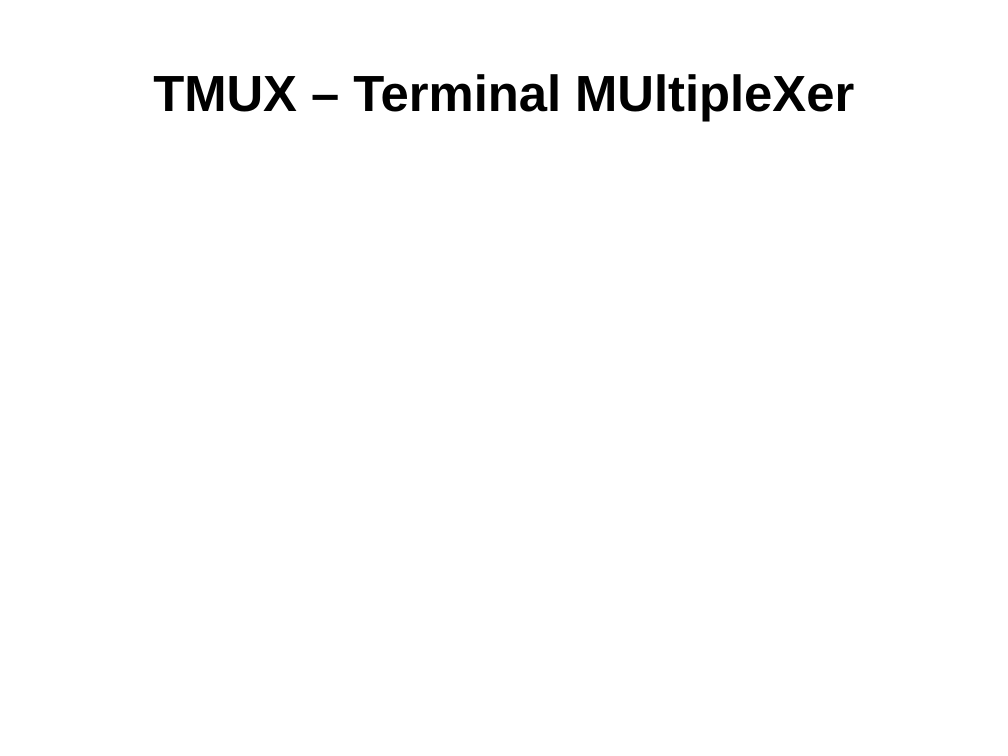
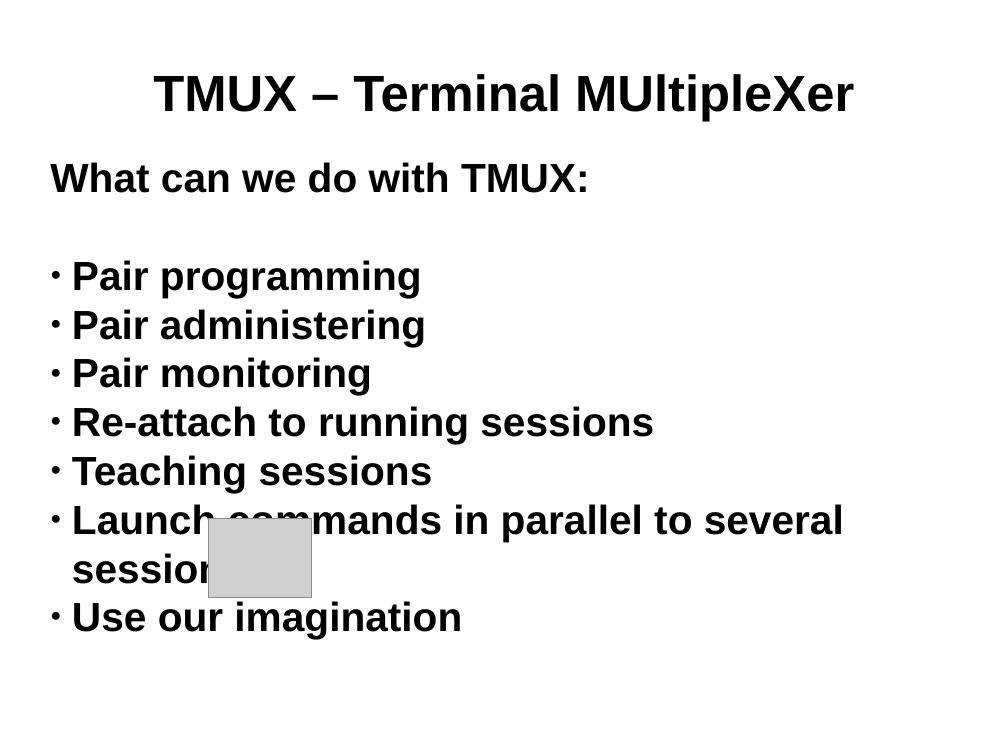
Before and after one commit to juasiepo/TmuxAndGnuParallel_workshop, a slide deck: slide 7 of Slides/TmuxAndGnuParallelPresentation.odp. Drawn at 1008x756 pixels with LibreOffice and Linux fonts; fonts in the diff are those of the drawing; grey boxes stand for pictures; background and template pictures are left out. Boxes give left, top, right and bottom in pixels: in the first picture for what was removed or moved away, otherwise in the second. Text is boxed around its words. In the diff, an @@ line names an element or a change of style, - is before the commit and + after.

Commit message:
New slide added

```diff
--- a/Slides/TmuxAndGnuParallelPresentation.odp
+++ b/Slides/TmuxAndGnuParallelPresentation.odp
@@ subtitle added at (x1=50, y1=162, x2=844, y2=639), 32 pt, text #000000, bold @@
+What can we do with TMUX:
+● Pair programming
+● Pair administering
+● Pair monitoring
+● Re-attach to running sessions
+● Teaching sessions
+● Launch commands in parallel to several sessions
+● Use our imagination
@@ picture added at (x1=209, y1=519, x2=311, y2=598) @@
```
